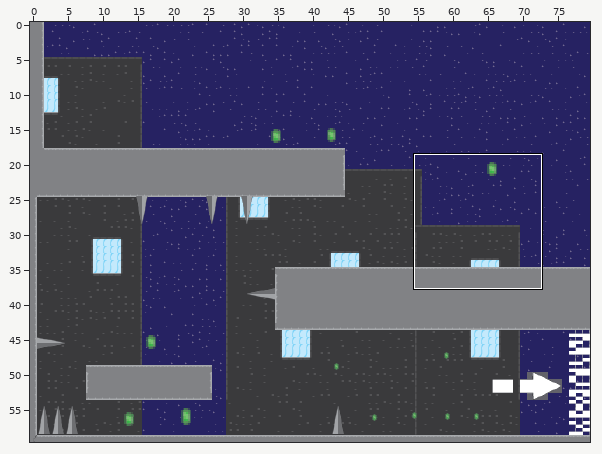
An edit to a level. Tiled map (JSON), assets/Tilemaps/Map1.json. Above: a wide view before the commit, with the close-up outlined.
Close-up. Before:
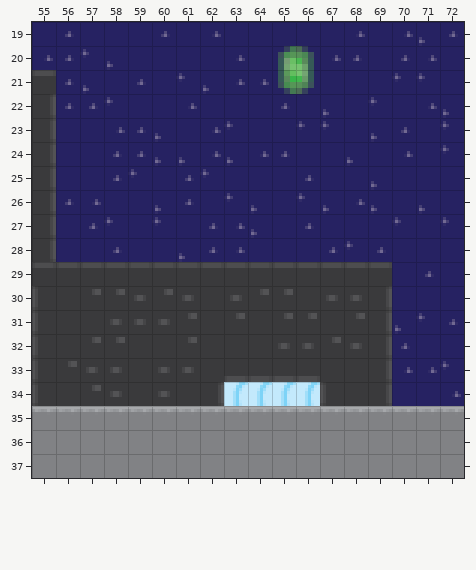
Cells are 8x8 px. Shown: x 55..72, y 19..37. The commit also changed other parts of the map, which this record leaves out.
The result:
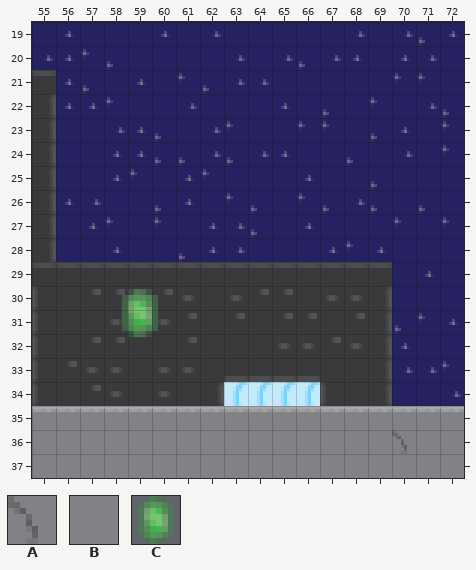
Key: from "tileset1": A 2, B 3, C 30.
_ is an empty cell, . an unchanged one.
Objects are placed by their top-left corner, in cells (3,4 is the top-left corner of cell 3,4); size is 1x1 cell unless given.
What changed:
--- layer "Terrain"
@@ x 70..70 @@
-36 B
+36 A
--- layer "Objects"
-C "3" at 65,20 size 2x2
+C "3" at 58.5,30.1 size 2x2
Pixel boxes of the changes (left, top, right, bottom) in both close-ups:
old place: (278, 46, 314, 94)
new place: (122, 289, 158, 337)
changed: (392, 430, 407, 454)
